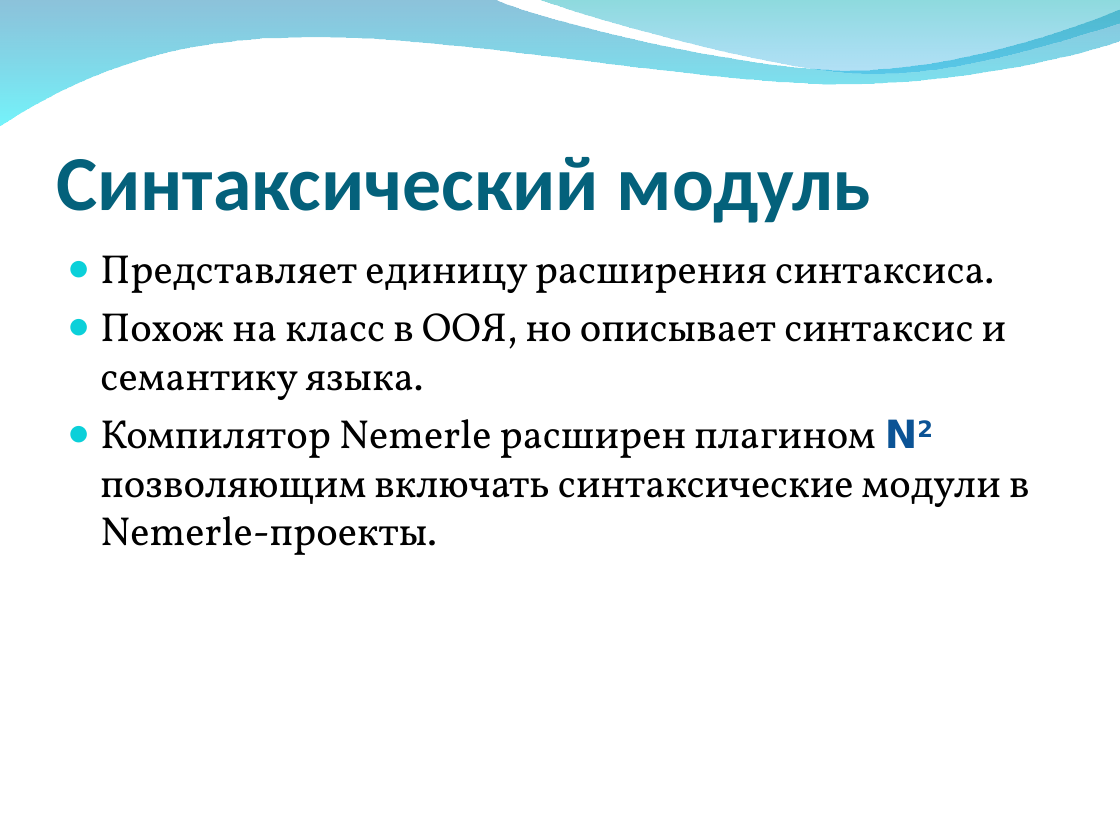
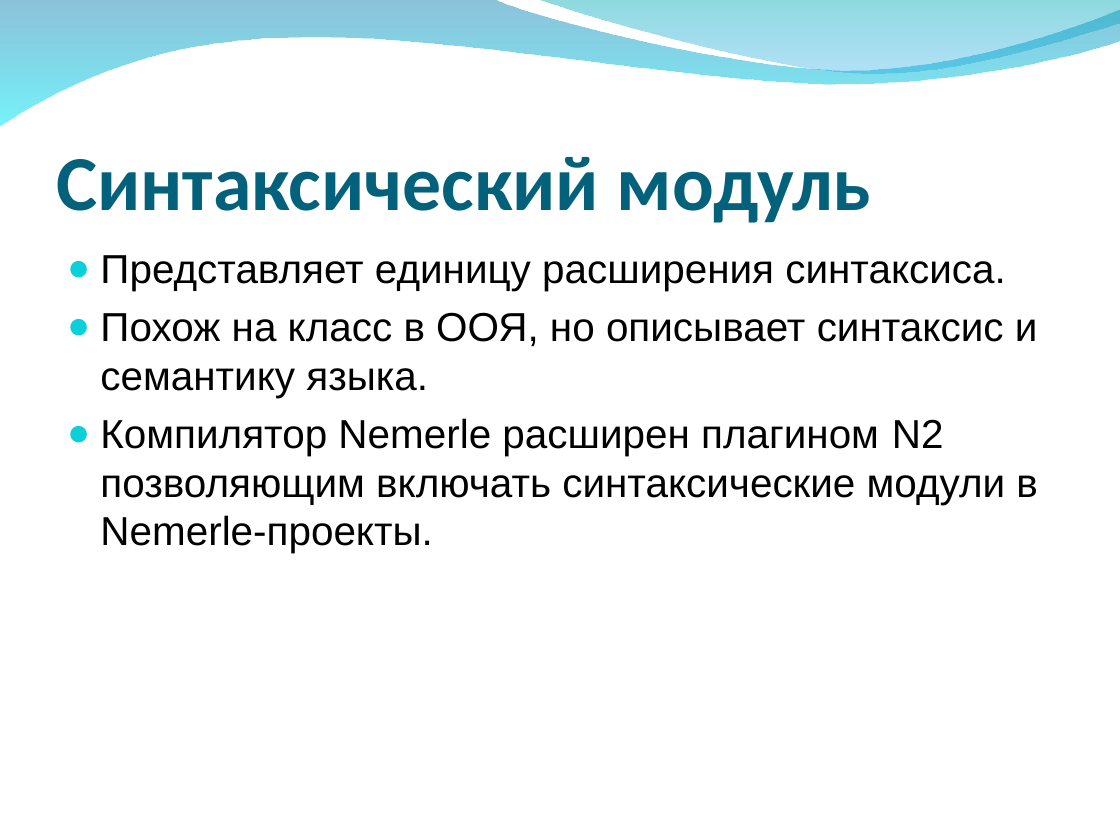
Before and after one commit to VladD2/Nemerle-Articles, a slide deck: slide 10 of N2/N2-Project/N2.ppt. Drawn at 1120x840 pixels with LibreOffice and Linux fonts; fonts in the diff are those of the drawing; background and template pictures are left out. Boxes give left, top, right and bottom in pixels: in the first picture for what was removed or moved away, otherwise in the second. Text is boxed around its words. In the diff, an @@ line names an element or a change of style, - is before the commit and + after.

```diff
--- a/N2/N2-Project/N2.ppt
+++ b/N2/N2-Project/N2.ppt
@@ text "Представляет единицу расширения синтаксиса." at (100,255,1038,553): font Vollkorn to Arial; size 25 to 26 pt, font DejaVu Sans to Arial, text colour #0B5395 to #000000, now on the baseline, bold off in "N2" @@
```
Also in this commit, not shown: 18 other slides changed, 4 slides added.
